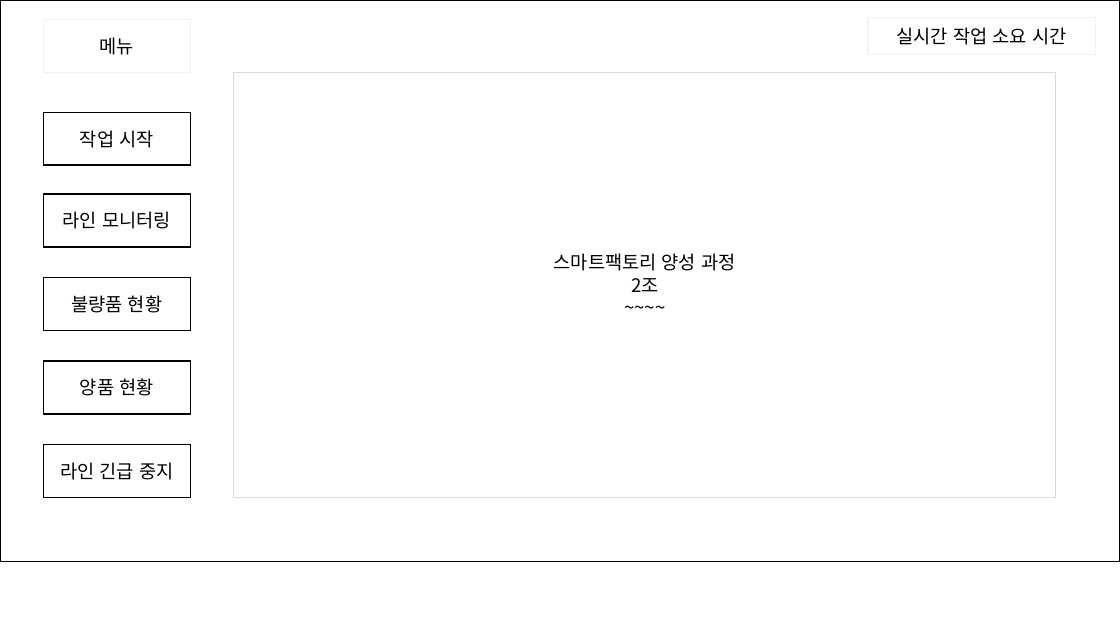
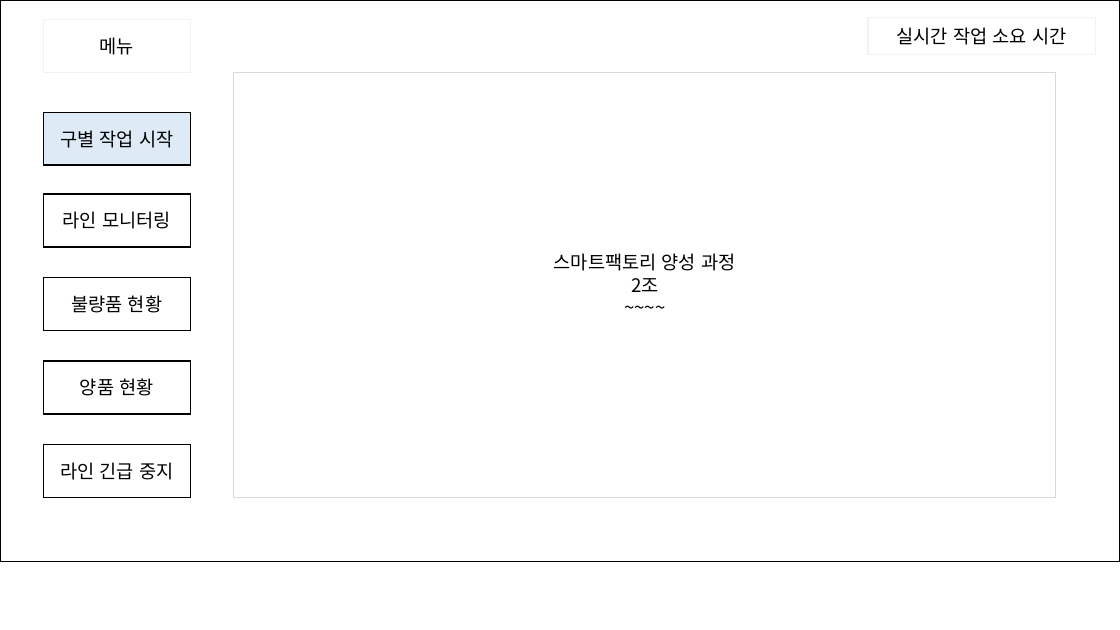
Before and after one commit to ANU-SmartFactory2021/ANU-SmartFactory2021, a slide deck: slide 1 of doc/01. 프로젝트 설계/04. UI/윈폼 구성 샘플.pptx. Drawn at 1120x630 pixels with LibreOffice and Linux fonts; fonts in the diff are those of the drawing. Boxes give left, top, right and bottom in pixels: in the first picture for what was removed or moved away, otherwise in the second. Text is boxed around its words. In the diff, an @@ line names an element or a change of style, - is before the commit and + after.

```diff
--- a/doc/01. 프로젝트 설계/04. UI/윈폼 구성 샘플.pptx
+++ b/doc/01. 프로젝트 설계/04. UI/윈폼 구성 샘플.pptx
@@ rectangle "구별 작업 시작" at [43, 112, 191, 165]: fill #FFFFFF to #DEEBF7 @@
@@ text in rectangle at [60, 130, 173, 148]: text changed @@
-작업 시작
+구별 작업 시작
```
Also in this commit, not shown: 3 other slides changed, 1 other file.
